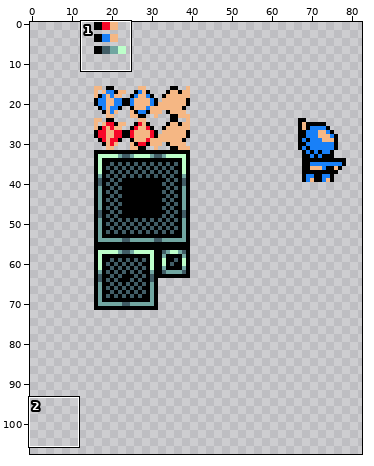
File history of a sprite sheet, Tileset.png. Above, an overview of the earlier version with the close-up marked.
Close-up. Earlier state:
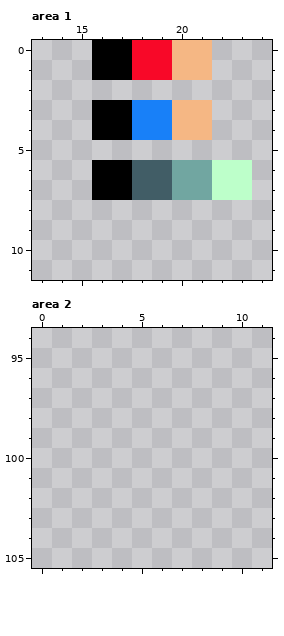
The file is 256x144 pixels. Shown: area 1: x 13..24, y 0..11; area 2: x 0..11, y 94..105. The old version is drawn lined up with the new one. The wide view leaves out empty margins. The commit also changed other parts of the picture, which this record leaves out.
The same view after the edit:
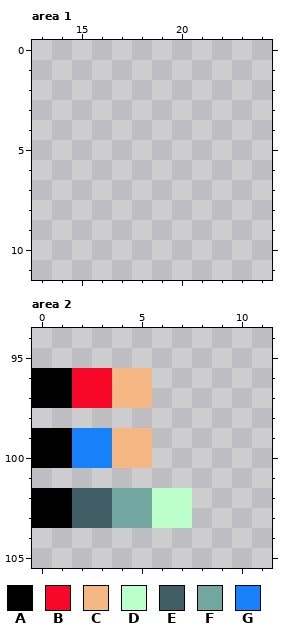
Palette (. is transparent): A #000000  B #f80828  C #f5b784  D #bdffca  E #415d66  F #71a6a1  G #1880f8
What changed:
whole drawing moved by +16,-56 (the old picture is shown already moved)
Changed rows in their new state; - is an unchanged pixel.
Area 1:
first column x 16:
 0 ......--
 1 ......--
 3 ......--
 4 ......--
 6 ........
 7 ........
Area 2:
first column x 0:
 96 AABBCC--
 97 AABBCC--
 99 AAGGCC--
100 AAGGCC--
102 AAEEFFDD
103 AAEEFFDD
